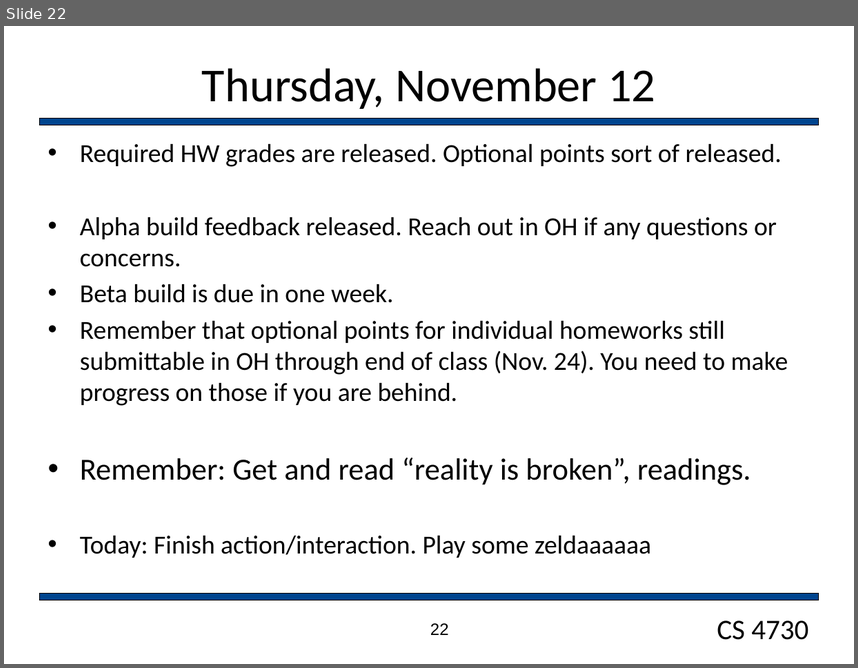
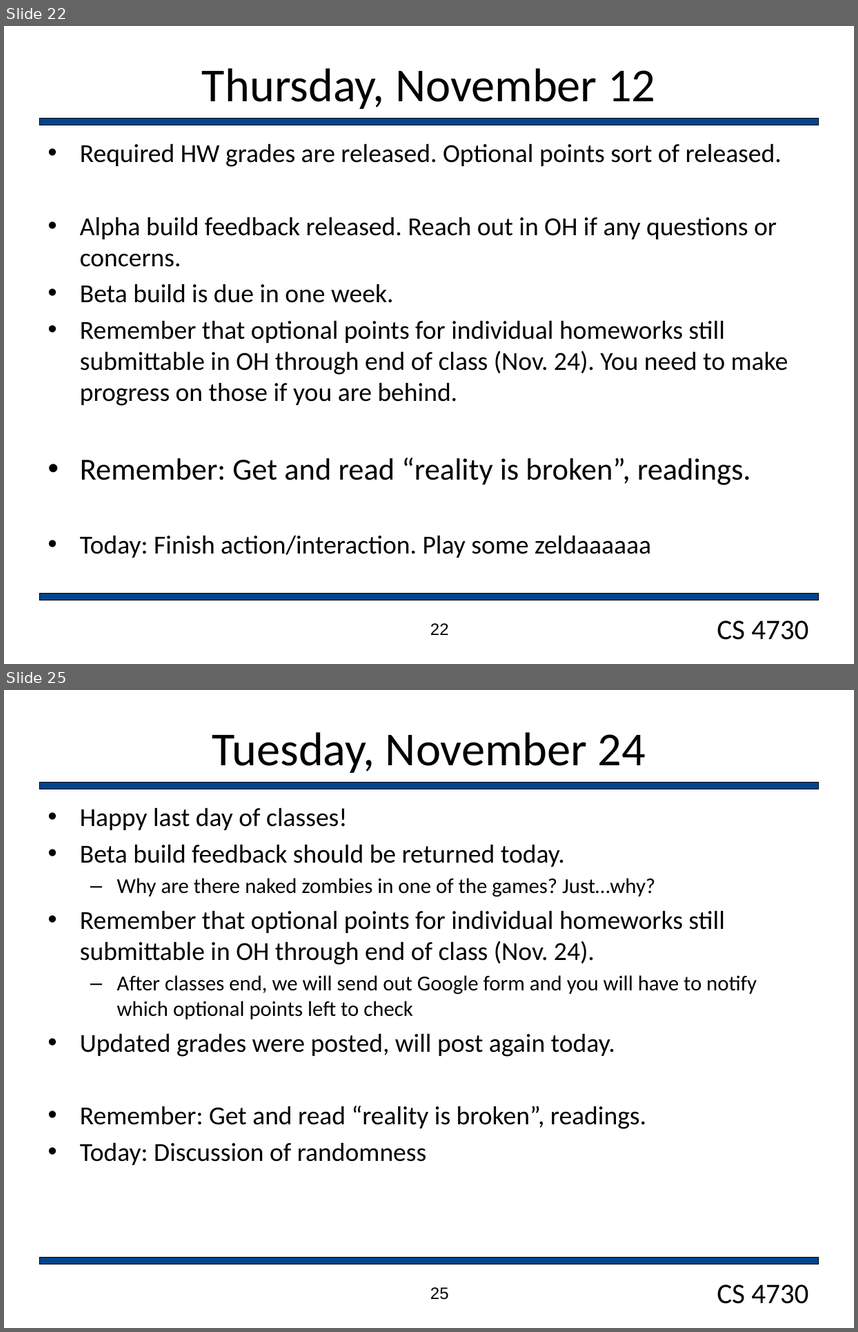
Before and after one commit to markfloryan/gamedesign, a slide deck: slides/dailyAnnouncements.pptx. Shown one above the other, each under a label of ours: slide 22 before the commit, slides 22 and 25 after it; the slides between them are not shown. The pictures are 858x668 and 858x1332 pixels, drawn with LibreOffice and Linux fonts; fonts in the diff are those of the drawing; background and template pictures are left out. Boxes give left, top, right and bottom in pixels: in the first picture for what was removed or moved away, otherwise in the second. Text is boxed around its words. In the diff, an @@ line names an element or a change of style, - is before the commit and + after.

```diff
--- a/slides/dailyAnnouncements.pptx
+++ b/slides/dailyAnnouncements.pptx
@@ slide 25 added at (4,690,854,1328), background #FFFFFF; not listed: 3 template elements that a slide beside it also shows @@
@@ title added at (212,732,646,773), 40 pt, text #000000 @@
+Tuesday, November 24
@@ text added at (80,808,757,1165), 22 pt, text #000000 @@
+• Happy last day of classes!
+• Beta build feedback should be returned today.
+  – Why are there naked zombies in one of the games? Just…why?
+• Remember that optional points for individual homeworks still submittable in OH through end of class (Nov. 24).
+  – After classes end, we will send out Google form and you will have to notify which optional points left to check
+• Updated grades were posted, will post again today.
+• Remember: Get and read “reality is broken”, readings.
+• Today: Discussion of randomness
@@ page number added at (430,1287,449,1299), 14 pt, text #000000 @@
+25
```
Also in this commit, not shown: 2 other slides added, 5 other files.
